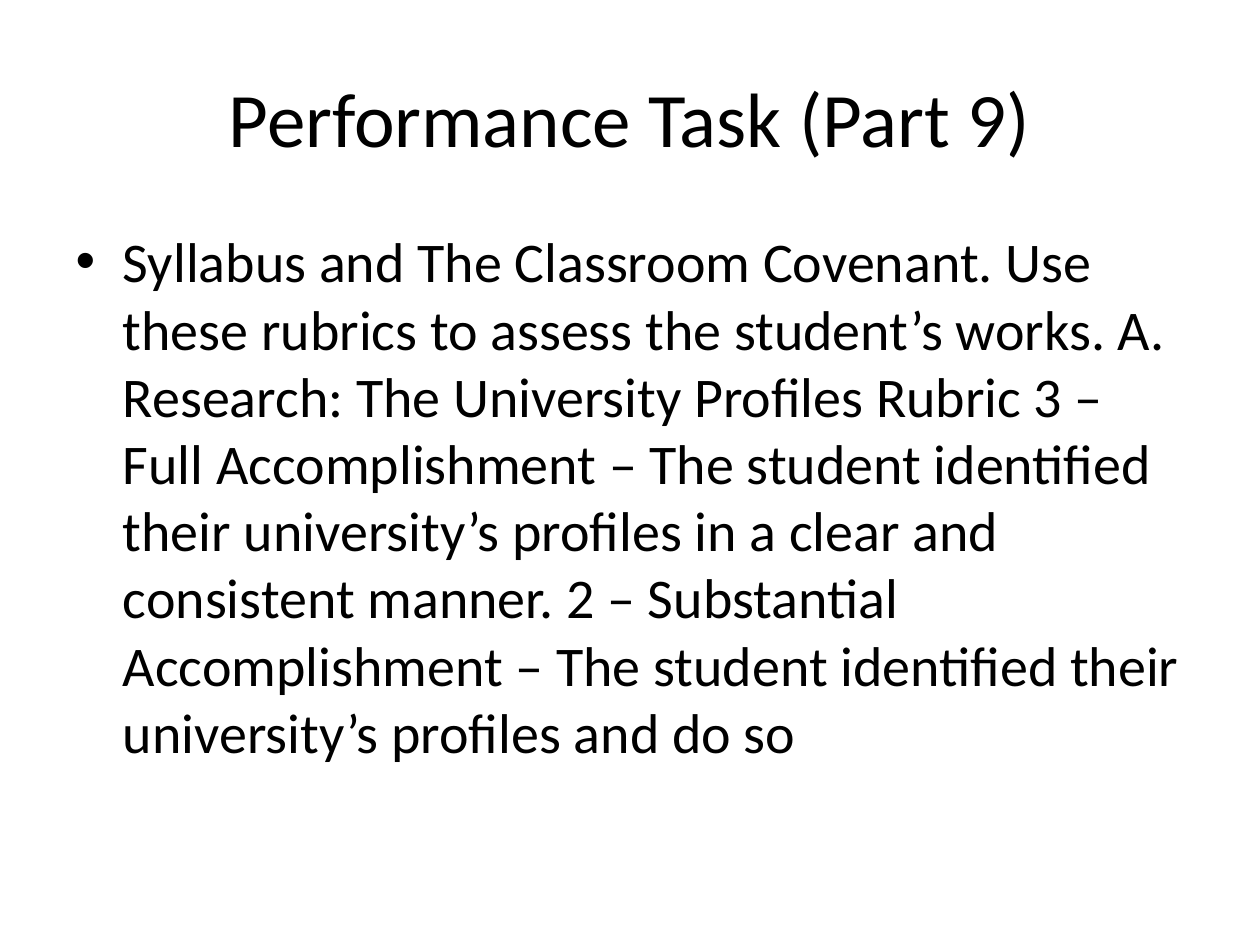
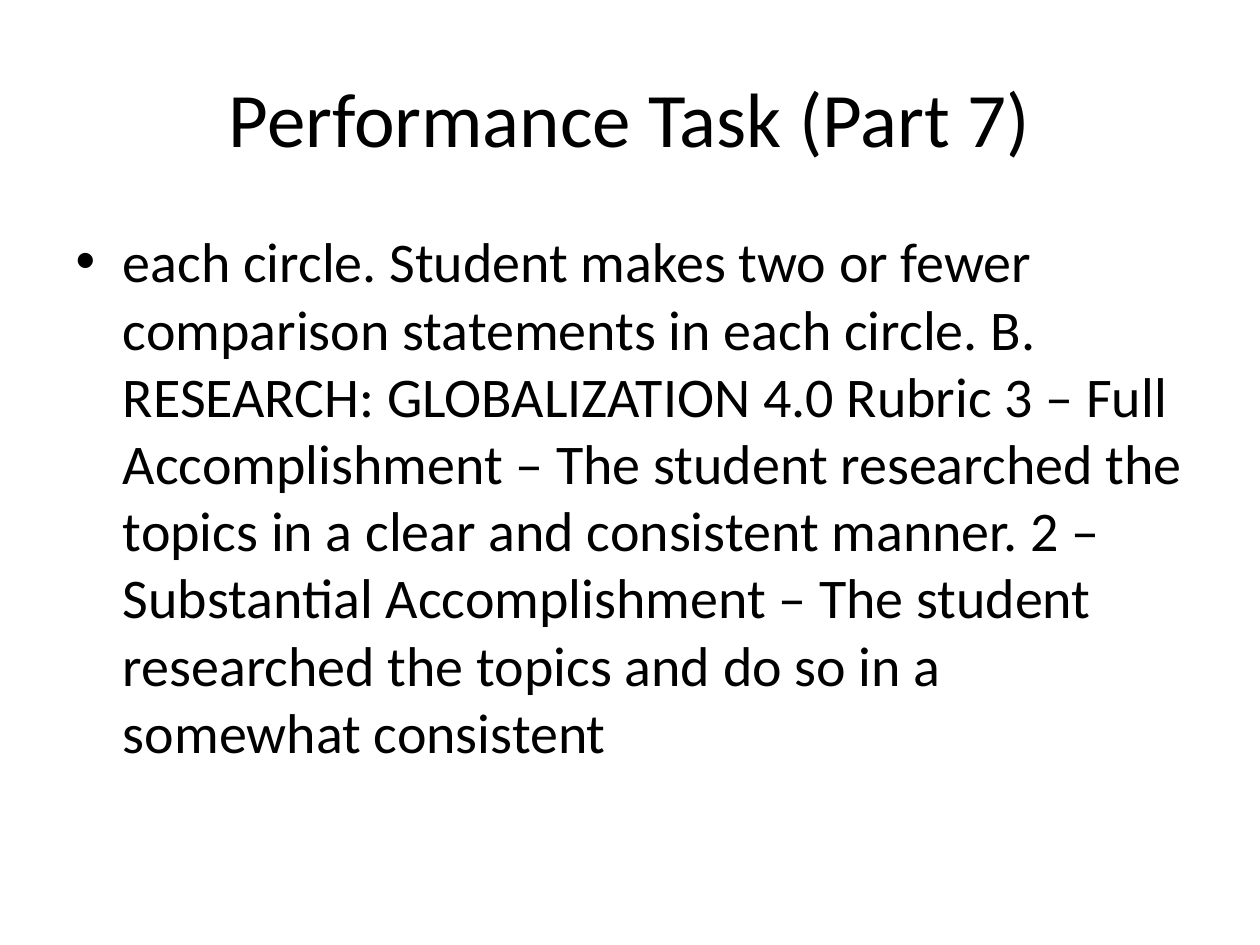
Before and after one commit to ReiJ0J0/PresentFlow_UI, a slide deck: slide 49 of generated/generated_presentation.pptx (slide 44 before the commit). Drawn at 1260x945 pixels with LibreOffice and Linux fonts; fonts in the diff are those of the drawing. Boxes give left, top, right and bottom in pixels: in the first picture for what was removed or moved away, otherwise in the second. Text is boxed around its words. In the diff, an @@ line names an element or a change of style, - is before the commit and + after.

```diff
--- a/generated/generated_presentation.pptx
+++ b/generated/generated_presentation.pptx
@@ title at bbox=[229, 91, 1029, 158]: text changed @@
-Performance Task (Part 9)
+Performance Task (Part 7)
@@ text at bbox=[123, 243, 1181, 754]: text changed @@
-• Syllabus and The Classroom Covenant. Use these rubrics to assess the student’s works. A. Research: The University Profiles Rubric 3 – Full Accomplishment – The student identified their university’s profiles in a clear and consistent manner. 2 – Substantial Accomplishment – The student identified their university’s profiles and do so
+• each circle. Student makes two or fewer comparison statements in each circle. B. RESEARCH: GLOBALIZATION 4.0 Rubric 3 – Full Accomplishment – The student researched the topics in a clear and consistent manner. 2 – Substantial Accomplishment – The student researched the topics and do so in a somewhat consistent
```
Also in this commit, not shown: 11 other slides changed, 39 slides added, 38 slides removed, 4 other files.
